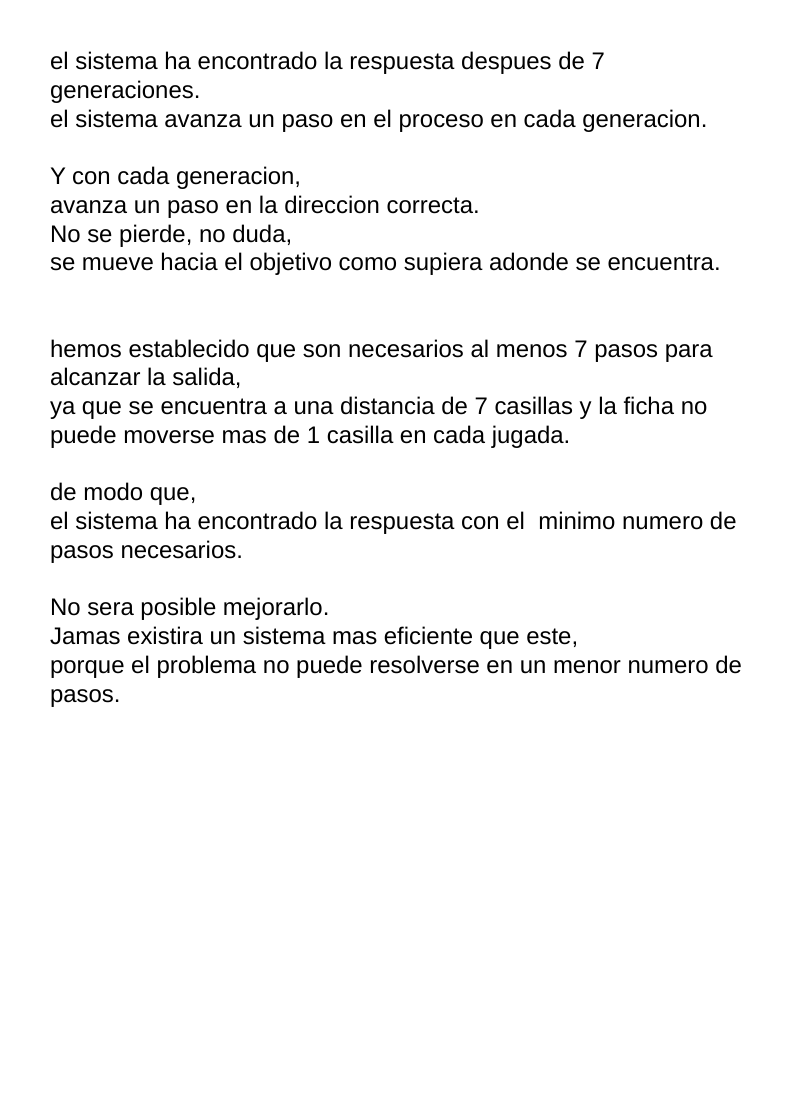
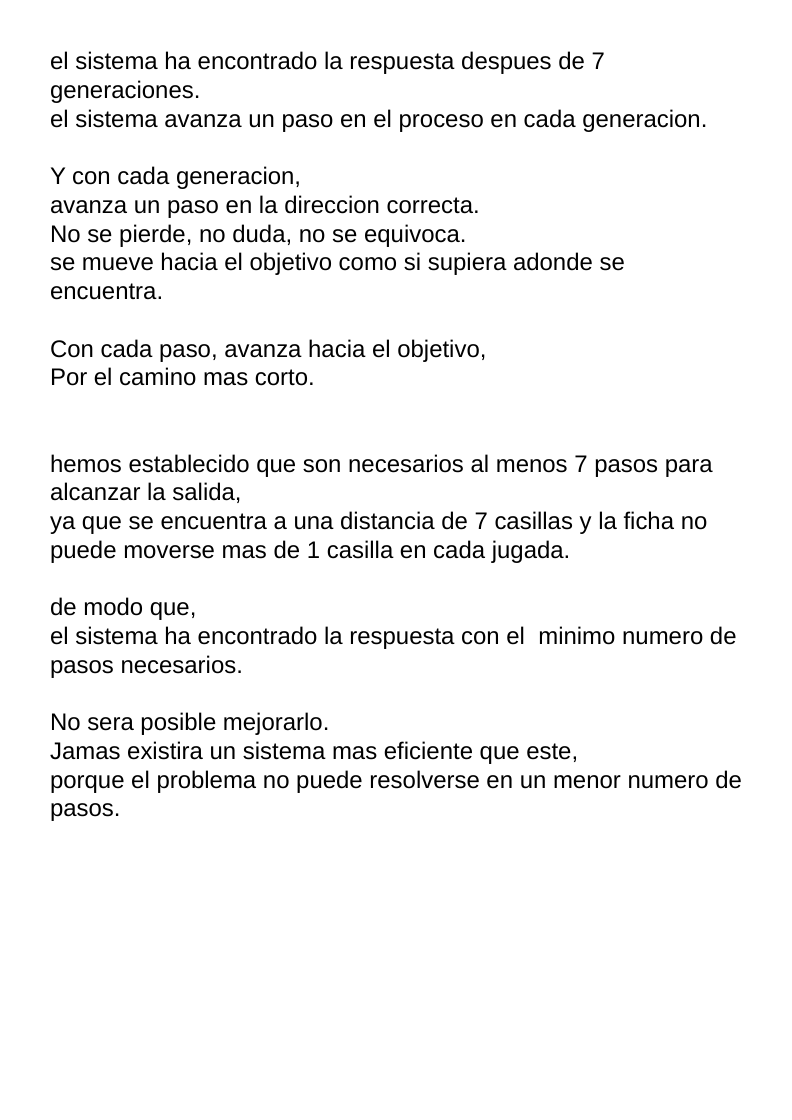
Before and after one commit to fabhrius/La-Cosa, a slide deck: slide 13 of capitulos/Eficiencia y numero de calculos/Eficiencia y numero de calculos.odp. Drawn at 792x1120 pixels with LibreOffice and Linux fonts; fonts in the diff are those of the drawing. Boxes give left, top, right and bottom in pixels: in the first picture for what was removed or moved away, otherwise in the second. Text is boxed around its words. In the diff, an @@ line names an element or a change of style, - is before the commit and + after.

```diff
--- a/capitulos/Eficiencia y numero de calculos/Eficiencia y numero de calculos.odp
+++ b/capitulos/Eficiencia y numero de calculos/Eficiencia y numero de calculos.odp
@@ text at (50, 224, 625, 386): text changed @@
-No se pierde, no duda,
-se mueve hacia el objetivo como supiera adonde se encuentra.
+No se pierde, no duda, no se equivoca.
+se mueve hacia el objetivo como si supiera adonde se encuentra.
+Con cada paso, avanza hacia el objetivo,
+Por el camino mas corto.
```
Also in this commit, not shown: 1 other slide changed, 3 other files.
